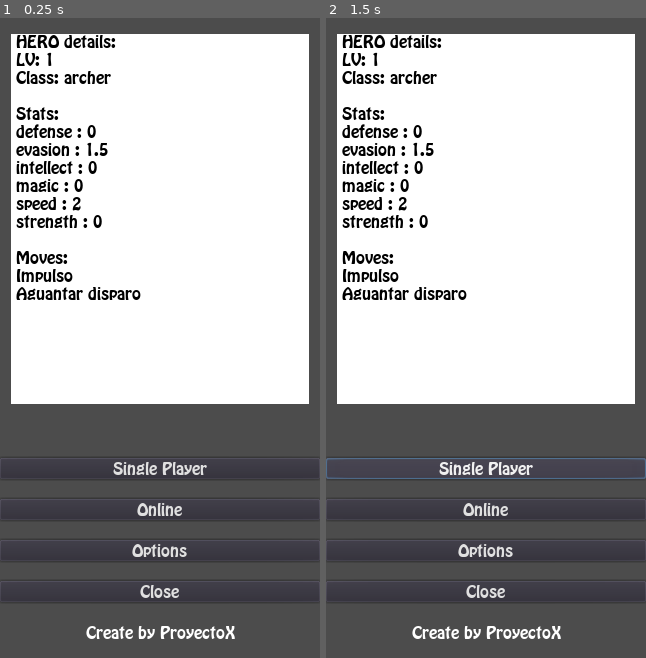
Above: before the commit, frames 1-2 (left to right).
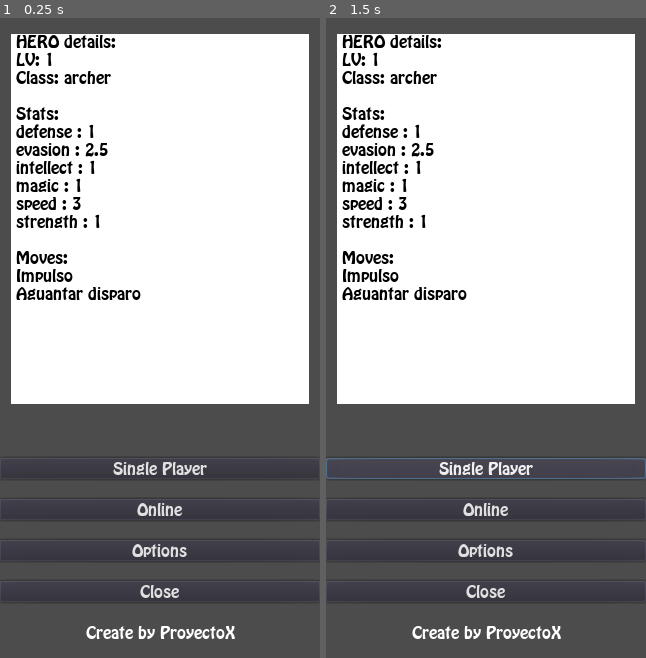
Above: after the commit, the same moments.

Repository: fresnohernandez99/socket-game
Game: Godot game, scene res://scenes/gui/MainMenu.tscn
Same seed, same stepped clock (60 frames per second), same inputs: the game is played once before the commit and once after it.
Inputs:
- Up to frame 1 (0.25 s): no input
- Up to frame 2 (1.5 s): click "Single Player" at 0.5 s; click "Single Player" at 1.25 s

The runs differ from the first frame. In frame 1, 0.2% of the frame differs, in the area x 22-32%, y 16-33%; in frame 2, 0.2%.

Commit message:
[ADD] - init battle request and response handle [ADD] - controls gui and combat scene

Diff:
--- a/scenes/gui/CombatControls.gd
+++ b/scenes/gui/CombatControls.gd
@@ -9,6 +9,7 @@
 
 onready var controlStep1 = $Control/ControlsStep1
 onready var messageLabel = $Control/ControlsStep1/ScrollContainer/MessageLabel
+onready var nextBtn = $Control/ControlsStep1/NextBtn
 
 onready var controlStep2 = $Control/ControlsStep2
 onready var fightBtn = $Control/ControlsStep2/FightBtn
@@ -30,10 +31,14 @@
 
 signal UseMove(move)
 signal Surrender
+signal showNextPlay
+
+var loadingResults = true
 
 func _ready():
 	showControlStep1()
 	setHero(Persistence.data.hero)
+	SocketManager.sendInitPlay()
 
 func showControlStep1():
 	controlStep1.show()
@@ -69,6 +74,8 @@
 		move4Label.text = moveNames.getMoveName(classHandler, moveHandler, hero.charClass.name, hero.moves[3].id)
 		move4Btn.show()
 
+func _process(delta):
+	nextBtn.disabled = loadingResults
 
 
 #################################################
@@ -78,7 +85,7 @@
 	msgToShow.push_back(newMsg)
 
 func showNewMsg():
-	if msgToShow.size() < 0:
+	if msgToShow.size() <= 0:
 		showControlStep2()
 		return
 
@@ -87,7 +94,18 @@
 
 	msgToShow.remove(0)
 
+func _on_NextBtn_pressed():
+	showNewMsg()
+	emit_signal("showNextPlay")
 
+func _on_CombatScene_ShowMsg(playMsg):
+	addMsg(playMsg[0])
+	showControlStep1()
+	showNewMsg()
+
+
+func _on_CombatScene_IsLoading(state):
+	loadingResults = state[0]
 
 
 #################################################
--- a/scenes/gui/CombatControls.tscn
+++ b/scenes/gui/CombatControls.tscn
@@ -18,6 +18,7 @@
 anchor_bottom = 1.0
 
 [node name="ControlsStep1" type="Control" parent="Control"]
+visible = false
 anchor_right = 1.0
 anchor_bottom = 1.0
 margin_left = 10.0
@@ -55,6 +56,7 @@
 text = "NEXT"
 
 [node name="ControlsStep2" type="Control" parent="Control"]
+visible = false
 anchor_right = 1.0
 anchor_bottom = 1.0
 margin_left = 10.0
@@ -99,6 +101,7 @@
 text = "Surrender"
 
 [node name="ControlsStep3" type="Control" parent="Control"]
+visible = false
 anchor_right = 1.0
 anchor_bottom = 1.0
 margin_left = 10.0
@@ -188,6 +191,7 @@
 margin_bottom = 10.0
 text = "x"
 
+[connection signal="pressed" from="Control/ControlsStep1/NextBtn" to="." method="_on_NextBtn_pressed"]
 [connection signal="pressed" from="Control/ControlsStep2/FightBtn" to="." method="_on_FightBtn_pressed"]
 [connection signal="pressed" from="Control/ControlsStep2/SurrenderBtn" to="." method="_on_SurrenderBtn_pressed"]
 [connection signal="pressed" from="Control/ControlsStep3/Move1Btn" to="." method="_on_Move1Btn_pressed"]
--- a/scenes/gui/WaitingLobby.gd
+++ b/scenes/gui/WaitingLobby.gd
@@ -4,6 +4,7 @@
 var isOwner = false
 
 onready var listContainer = $Control/ScrollContainer/VBoxContainer
+onready var startBtn = $Control/StartBtn
 
 var playerItem = load("res://scenes/gui/PlayerItem.tscn")
 
@@ -12,6 +13,9 @@
 
 	if Session.playerId == RoomInfo.roomOwner:
 		isOwner = true
+
+	if !isOwner:
+		startBtn.hide()
 
 	getUsersInfo()
 
@@ -29,6 +33,7 @@
 
 	if SocketManager.INTENT_CLOSE_ROOM_ACTIVE == SocketManager.SUCCESS_STATE:
 		SocketManager.INTENT_CLOSE_ROOM_ACTIVE = SocketManager.NOT_REQUESTED_STATE
+		get_tree().change_scene("res://scenes/ui/CombatScene.tscn")
 
 func getUsersInfo():
 	SocketManager.getUsersInfo(RoomInfo.users)
--- /dev/null
+++ b/scenes/ui/CombatScene.gd
@@ -0,0 +1,96 @@
+extends Node
+
+
+signal ShowMsg(playMsg)
+signal IsLoading(state)
+
+onready var Player = preload("res://scenes/ui/Player.tscn")
+onready var players = []
+
+onready var playerContainer = $PlayerContainer
+
+onready var playerPosition = $PlayerContainer/Player
+onready var enemy1Position = $PlayerContainer/Enemy1
+
+onready var enemiesPosition = [enemy1Position]
+
+func _ready():
+	emit_signal("IsLoading", [true])
+	emit_signal("ShowMsg", ["The battle is about to start"])
+
+
+# Called every frame. 'delta' is the elapsed time since the previous frame.
+func _process(delta):
+	if SocketManager.INTENT_SEND_PLAYS_ACTIVE == SocketManager.SUCCESS_STATE:
+		SocketManager.INTENT_SEND_PLAYS_ACTIVE = SocketManager.NOT_REQUESTED_STATE
+		setPlayerReady()
+
+	if SocketManager.INTENT_ROUND_RESULTS_ACTIVE == SocketManager.SUCCESS_STATE:
+		SocketManager.INTENT_ROUND_RESULTS_ACTIVE = SocketManager.NOT_REQUESTED_STATE
+		_initNextPlay()
+
+#################################################
+# Visual actions region
+#################################################
+func setPlayerReady():
+	for player in players:
+		if player.hero.playerId == RoomInfo.lastPlayerReady:
+			player.setReady()
+			RoomInfo.lastPlayersReady = ""
+
+			if Session.playerId == RoomInfo.lastPlayerReady:
+				emit_signal("IsLoading", [true])
+				emit_signal("ShowMsg", ["READY!"])
+
+
+func _initNextPlay():
+	if RoomInfo.roundResult.size() > 0:
+		var actualPlay = RoomInfo.roundResult.pop_front()
+
+		match(actualPlay.type):
+			SocketManager.SET_IN_FIELD_PLAY:
+				_setInFieldPlay(actualPlay)
+			SocketManager.OVER_PIECE_PLAY:
+				pass
+
+func _setInFieldPlay(actualPlay):
+	var playerIns = Player.instance()
+
+	# poner heroe del jugador en posicion izquierda
+	if actualPlay.playerId == Session.playerId:
+		playerIns.setData(actualPlay.piece, playerPosition.global_position.x,  playerPosition.global_position.y, playerIns.LEFT)
+
+	else:
+		var nextPlayerPosition
+		if players.size() > 0:
+			nextPlayerPosition = enemiesPosition[players.size() - 1]
+		else:
+			nextPlayerPosition = enemiesPosition[0]
+
+		playerIns.setData(actualPlay.piece, nextPlayerPosition.global_position.x,  nextPlayerPosition.global_position.y)
+
+	playerContainer.add_child(playerIns)
+	players.push_back(playerIns)
+
+func _onReproducePlayComplete():
+	pass
+
+
+func _on_CombatControls_showNextPlay():
+	_initNextPlay()
+
+#################################################
+# Socket actions region
+#################################################
+func _sendAction():
+	pass
+
+func _onActionsReceived():
+	pass
+
+func _calculateResults():
+	pass
+
+#################################################
+# Status actions region
+#################################################
--- a/scenes/ui/CombatScene.tscn
+++ b/scenes/ui/CombatScene.tscn
@@ -1,3 +1,21 @@
-[gd_scene format=2]
+[gd_scene load_steps=3 format=2]
+
+[ext_resource path="res://scenes/gui/CombatControls.tscn" type="PackedScene" id=1]
+[ext_resource path="res://scenes/ui/CombatScene.gd" type="Script" id=2]
 
 [node name="CombatScene" type="Node"]
+script = ExtResource( 2 )
+
+[node name="PlayerContainer" type="Node2D" parent="."]
+
+[node name="Player" type="Position2D" parent="PlayerContainer"]
+position = Vector2( 60, 200 )
+
+[node name="Enemy1" type="Position2D" parent="PlayerContainer"]
+position = Vector2( 260, 200 )
+
+[node name="CombatControls" parent="." instance=ExtResource( 1 )]
+
+[connection signal="IsLoading" from="." to="CombatControls" method="_on_CombatScene_IsLoading"]
+[connection signal="ShowMsg" from="." to="CombatControls" method="_on_CombatScene_ShowMsg"]
+[connection signal="showNextPlay" from="CombatControls" to="." method="_on_CombatControls_showNextPlay"]
--- /dev/null
+++ b/scenes/ui/Player.gd
@@ -0,0 +1,44 @@
+extends Node2D
+
+
+var hero = {}
+var verticalPosition
+var horizontalPosition
+var turnFor
+
+const LEFT = "left"
+const RIGHT = "right"
+
+var isReady = false
+
+onready var statusLabel = $StatusLabel
+
+func setData(data, standX, standY, turnFor = RIGHT):
+	hero = data
+	horizontalPosition = standX
+	verticalPosition = standY
+	self.turnFor = turnFor
+
+	print(str(horizontalPosition), " ", str(verticalPosition))
+
+func setReady():
+	isReady = true
+
+func setThinking():
+	isReady = false
+
+func _ready():
+	global_position.x = horizontalPosition
+
+	if turnFor == LEFT:
+		scale.x = -1
+
+func _process(delta):
+	if verticalPosition < global_position.y:
+		global_position.y += 0.1
+		print(str(global_position.y))
+
+	if isReady:
+		statusLabel.text = "READY!"
+	else:
+		statusLabel.text = ""
--- /dev/null
+++ b/scenes/ui/Player.tscn
@@ -0,0 +1,39 @@
+[gd_scene load_steps=2 format=2]
+
+[ext_resource path="res://scenes/ui/Player.gd" type="Script" id=1]
+
+[node name="Player" type="Node2D"]
+script = ExtResource( 1 )
+
+[node name="Sprite" type="Sprite" parent="."]
+
+[node name="ColorRect" type="ColorRect" parent="Sprite"]
+margin_left = -20.0
+margin_top = -20.0
+margin_right = 20.0
+margin_bottom = 20.0
+
+[node name="ColorRect2" type="ColorRect" parent="Sprite"]
+margin_left = -19.0
+margin_top = -18.0
+margin_right = -12.0
+margin_bottom = -11.0
+color = Color( 0.145098, 0.133333, 0.133333, 1 )
+
+[node name="ColorRect3" type="ColorRect" parent="Sprite"]
+margin_left = -10.0
+margin_top = -18.0
+margin_right = -3.0
+margin_bottom = -11.0
+color = Color( 0.145098, 0.133333, 0.133333, 1 )
+
+[node name="StatusLabel" type="Label" parent="."]
+margin_left = -20.0
+margin_top = -38.0
+margin_right = 20.0
+margin_bottom = -23.0
+grow_horizontal = 2
+grow_vertical = 2
+custom_colors/font_color = Color( 0, 0, 0, 1 )
+align = 1
+valign = 1
--- a/scripts/engine/ClassHandler.gd
+++ b/scripts/engine/ClassHandler.gd
@@ -14,34 +14,34 @@
 var stats = [
 	{
 		"name": STAT_DEFENSE,
-		"value": .0
+		"value": 1.0
 	},
 	{
 		"name": STAT_EVASION,
-		"value": .0
+		"value": 1.0
 	},
 	{
 		"name": STAT_INTELLECT,
-		"value": .0
+		"value": 1.0
 	},
 	{
 		"name": STAT_MAGIC,
-		"value": .0
+		"value": 1.0
 	},
 	{
 		"name": STAT_SPEED,
-		"value": .0
+		"value": 1.0
 	},
 	{
 		"name": STAT_STRENGTH,
-		"value": .0
+		"value": 1.0
 	}
 ]
 
 const CLASS_BOX = "box" #0
 const CLASS_ARCHER = "archer" #1
 const CLASS_SWORD_MASTER = "sword_master" #2
-const CLASS_WIZARD = "sword_master" #3
+const CLASS_WIZARD = "wizard" #3
 const CLASS_NINJA = "ninja" #3
 
 var classes = [
--- a/scripts/engine/HeroHandler.gd
+++ b/scripts/engine/HeroHandler.gd
@@ -20,16 +20,10 @@
 
 	var equipment = initialEquipments.getInitialEquipments(classHandler, charClass.name)
 
-	var testMove21 = {
-		"id": "attack" + "-" + "melee" + "-" + "1" + "-" + "L1",
-		"damage": 2,
-		"type": ["melee"]
-	}
-
 	var hero = {
 		"id": heroId,
 		"playerId": "",
-		"position": -1,
+		"position": "",
 		"type": "hero",
 		"name": "HERO",
 		"level": 1,
--- a/scripts/engine/MoveHandler.gd
+++ b/scripts/engine/MoveHandler.gd
@@ -110,7 +110,7 @@
 var healMove = [
 	{
 		"id": HEAL_MOVE + "-" + "1",
-		"restoredPoints": 1,
+		"restoredPoints": 20,
 		"type": HEAL_MOVE
 	}
 ]
@@ -260,9 +260,9 @@
 		BOOST_MOVE:
 			return getNewBoost(hero)
 		DEFENSE_MOVE:
-			pass
+			return getNewDefense(hero)
 		HEAL_MOVE:
-			pass
+			return getNewHeal(hero)
 		MAGIC_MOVE:
 			return getNewMagicAttack(hero)
 
@@ -354,7 +354,7 @@
 	else:
 		return null
 
-func getNewDefenseMove(hero):
+func getNewDefense(hero):
 	if hero.level == 1:
 		var selected = defenseMove[int(rand_range(0, defenseMove.size()))]
 		selected.id += "-" + LEVEL_GRADE_L1
@@ -373,6 +373,18 @@
 		return selected
 	else:
 		return null
+
+func getNewHeal(hero):
+	# solamente para mas de level 10
+	var levelGrade = getGrade(hero.level)
+	var power = hero.level / 10
+
+	var move = healMove[0]
+
+	if power > 0:
+		move.restoredPoints *= power
+
+	return move
 
 func getInstantHeal(hero):
 	# solamente para mas de level 10
@@ -381,3 +393,5 @@
 
 	var move = instantHealMove[0]
 	move.uses = uses
+
+	return move
--- a/scripts/socket/RoomInfo.gd
+++ b/scripts/socket/RoomInfo.gd
@@ -14,6 +14,13 @@
 
 var usersInfo = []
 
+# To show player status
+var allPlayersReady = false
+var lastPlayerReady: String
+
+# To reproduce player actions
+var roundResult
+
 func setData(socketRoom, configurations):
 	id = socketRoom.id
 	roomOwner = socketRoom.owner
--- a/scripts/socket/SocketManager.gd
+++ b/scripts/socket/SocketManager.gd
@@ -8,6 +8,9 @@
 const DISCONNECTED = "disconnected"
 const CONNECTING = "connecting"
 const NOT_REQUESTED = "connecting"
+
+const SET_IN_FIELD_PLAY = "set-in-field"
+const OVER_PIECE_PLAY = "over-piece"
 
 var state = NOT_REQUESTED
 
@@ -151,6 +154,12 @@
 var INTENT_UPDATE_CONFIGURATIONS_ACTIVE = NOT_REQUESTED_STATE
 const INTENT_UPDATE_CONFIGURATIONS = "11"
 
+var INTENT_SEND_PLAYS_ACTIVE = NOT_REQUESTED_STATE
+const INTENT_SEND_PLAYS = "12"
+
+var INTENT_ROUND_RESULTS_ACTIVE = NOT_REQUESTED_STATE
+const INTENT_ROUND_RESULTS = "13"
+
 func waitingRequests(response):
 	var json = JSON.parse(response)
 	var result
@@ -165,6 +174,7 @@
 		if result.content.code == INTENT_CORRECT:
 			Session.playerId = result.from
 			INTENT_CONNECTING_ACTIVE = SUCCESS_STATE
+			Persistence.data.hero.playerId = Session.playerId
 			print("ID obtenido del server: " + Session.playerId)
 		else:
 			_showError("Error on: " + INTENT_CONNECTING)
@@ -188,7 +198,7 @@
 			_showError("Error on: " + INTENT_CREATE_ROOM)
 			INTENT_CREATE_ROOM_ACTIVE = ERROR_STATE
 
-	if INTENT_CLOSE_ROOM_ACTIVE == LOADING_STATE and result.endpoint == INTENT_CLOSE_ROOM:
+	if result.endpoint == INTENT_CLOSE_ROOM:
 		if result.content.code == INTENT_CORRECT:
 			print("Room Cerrada e iniciada con éxito")
 			INTENT_CLOSE_ROOM_ACTIVE = SUCCESS_STATE
@@ -259,6 +269,26 @@
 		else:
 			_showError("Error on: " + INTENT_UPDATE_CONFIGURATIONS)
 			INTENT_UPDATE_CONFIGURATIONS_ACTIVE = ERROR_STATE
+
+	if result.endpoint == INTENT_SEND_PLAYS:
+		if result.content.code == INTENT_CORRECT:
+			RoomInfo.lastPlayerReady = result.content.data.playerFrom
+
+			INTENT_SEND_PLAYS_ACTIVE = SUCCESS_STATE
+		else:
+			_showError("Error on: " + INTENT_SEND_PLAYS)
+			INTENT_SEND_PLAYS_ACTIVE = ERROR_STATE
+
+	if result.endpoint == INTENT_ROUND_RESULTS:
+		if result.content.code == INTENT_CORRECT:
+			RoomInfo.roundResult = result.content.data
+
+			RoomInfo.allPlayersReady = true
+
+			INTENT_ROUND_RESULTS_ACTIVE = SUCCESS_STATE
+		else:
+			_showError("Error on: " + INTENT_ROUND_RESULTS)
+			INTENT_ROUND_RESULTS_ACTIVE = ERROR_STATE
 
 func createRoom(roomName, roomCode):
 	INTENT_CREATE_ROOM_ACTIVE = LOADING_STATE
@@ -307,7 +337,6 @@
 	})
 
 func closeRoomAndStart():
-	INTENT_CLOSE_ROOM_ACTIVE = LOADING_STATE
 	_send(INTENT_CLOSE_ROOM, {
 		"roomId": RoomInfo.id
 	})
@@ -318,10 +347,24 @@
 		"roomId": RoomInfo.id,
 		"spaceConfiguration": {
 			"maxPlayers": 2,
-			"minPlayers": 2
+			"minPlayers": 2,
+			"evaluateMiss": true
 		}
 	})
 
+func sendInitPlay():
+	INTENT_SEND_PLAYS_ACTIVE = LOADING_STATE
+	_send(INTENT_SEND_PLAYS, {
+		"roomId": RoomInfo.id,
+		"plays": [
+			{
+				"playerId": Session.playerId,
+				"type": SET_IN_FIELD_PLAY,
+				"piece": Persistence.data.hero,
+				"newPosition": Session.playerId + "_1"
+			}
+		]
+	})
 
 ################################################
 ###
